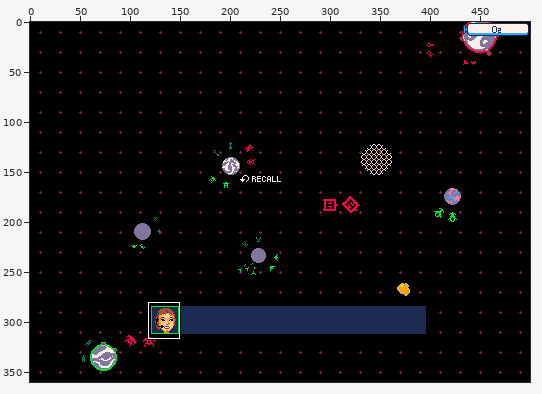
One commit to this pixel-art file: assets/mockup1.aseprite. Above, an overview of the earlier version with the close-up marked.
Close-up. Old version:
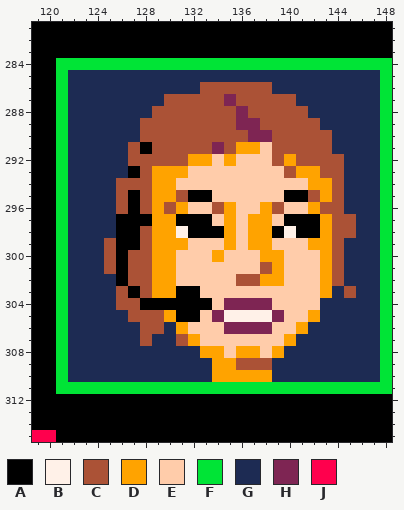
500x360 pixels, 1 frame. Shown: x 119..148, y 281..315.
Visible layers, top first: "Layer 8", "Layer 7 Copy", "Layer 6", "tutbg", "o2", "Layer 4", "recall", "effects", "Satellite", "Ships", "Planets", "PlanetBorders", "Layer 1", "Space".
Palette (. is transparent): A #000000  B #fff1e8  C #ab5236  D #ffa300  E #ffccaa  F #00e436  G #1d2b53  H #7e2553  J #ff004d
Pixels before, first column x 119:
281 AAAAAAAAAAAAAAAAAAAAAAAAAAAAAA
282 AAAAAAAAAAAAAAAAAAAAAAAAAAAAAA
283 AAAAAAAAAAAAAAAAAAAAAAAAAAAAAA
284 AAFFFFFFFFFFFFFFFFFFFFFFFFFFFF
285 AAFGGGGGGGGGGGGGGGGGGGGGGGGGGF
286 AAFGGGGGGGGGGGCCCCCCGGGGGGGGGF
287 AAFGGGGGGGGCCCCCHCCCCCGGGGGGGF
288 AAFGGGGGGGCCCCCCCHCCCCCGGGGGGF
289 AAFGGGGGGCCCCCCCCHHCCCCCGGGGGF
290 AAFGGGGGGCCCCCCCCCHHCCCCCGGGGF
291 AAFGGGGGCACCCCCHCDDECCCCCGGGGF
292 AAFGGGGGCCCCCDDEDEEECDCCCCGGGF
293 AAFGGGGGACDDDEEEEEEEECDDCCGGGF
294 AAFGGGGCCCDDEEEEEEEEEEEDDCGGGF
295 AAFGGGGCACDDCAAEEEEEEAACDCGGGF
296 AAFGGGGCACDCDEECDEEDCEEDCCGGGF
297 AAFGGGGAAADDAAAEDEDDEAAADCCGGF
298 AAFGGGGAACDDBAAADEDDABAADCCGGF
299 AAFGGGCAACDDDEEEDEDDEEEDDCGGGF
300 AAFGGGCACCDDEEEDEEEDDEEEDCGGGF
301 AAFGGGCACCDDEEEEEEECDEEEDCGGGF
302 AAFGGGGACCDDEEEEECCDDEEEDCGGGF
303 AAFGGGGCACDDAAEEEEEEEEEEDGCGGF
304 AAFGGGGCCAAAAAAEHHHHEEEEGGGGGF
305 AAFGGGGGCCCDAAEHBBBBHEEDGGGGGF
306 AAFGGGGGGCCGDEEEHHHHEEDGGGGGGF
307 AAFGGGGGGCGGCDEEEEEEEDGGGGGGGF
308 AAFGGGGGGGGGGGDDEDDEDGGGGGGGGF
309 AAFGGGGGGGGGGGGDDCCCGGGGGGGGGF
310 AAFGGGGGGGGGGGGDDDDDGGGGGGGGGF
311 AAFFFFFFFFFFFFFFFFFFFFFFFFFFFF
312 AAAAAAAAAAAAAAAAAAAAAAAAAAAAAA
313 AAAAAAAAAAAAAAAAAAAAAAAAAAAAAA
314 AAAAAAAAAAAAAAAAAAAAAAAAAAAAAA
315 JJAAAAAAAAAAAAAAAAAAAAAAAAAAAA
The result:
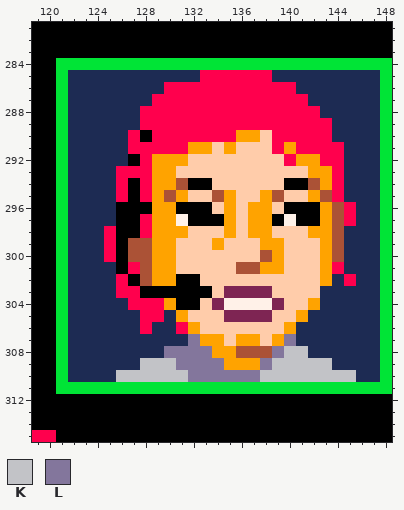
Colours new in this view: K #c2c3c7  L #83769c
The exact change:
layer "face" added
layer "Layer 7 Copy" now hidden
layer "Layer 6" removed
layer "Layer 8" removed
Changed rows in their new state; - is an unchanged pixel.
first column x 125:
285 --------JJJJJJ-------
286 -----JJJJJJJJJJJ-----
287 ----JJJJJJJJJJJJJ----
288 ---JJJJJJJJJJJJJJJ---
289 ---JJJJJJJJJJJJJJJJ--
290 --JAJJJJJJJDDEJJJJJ--
291 --JJJJJDDEDEE-JDJJJJ-
292 --AJDDDEE-E---EJDDJJ-
293 -JJJ--E--------EE-DJ-
294 -JAJ--CAA------AAC-J-
295 -J-J-CDEECD--DCEEDCJ-
296 -A-A-DAAAE--D-EAAAD-J
297 ---J--B--A----AB----J
298 J--J--DEEE----EEED--G
299 J-C---E--DE-E-D--E---
300 J--------E---C-------
301 G-J--------CCD-----J-
302 -JA---AA---EEEE----GJ
303 -JJAAA--A-HHHH----G-G
304 -GJJJD--EHBBBBH--D---
305 --GJJGDE-EHHHHE-DG---
306 ---JG-JD--EEEE-DG----
307 ---G--GLDD-DD-DL-----
308 -----LLLL-DCCCLKK----
309 ---KKKLLLL-DDLKKKKK--
310 -KKKKKKLLLLLLKKKKKKKK
Boxes around the changes in both close-ups, in picture pixels (x1, y1, x2, y2):
changed: (104, 70, 356, 382)
